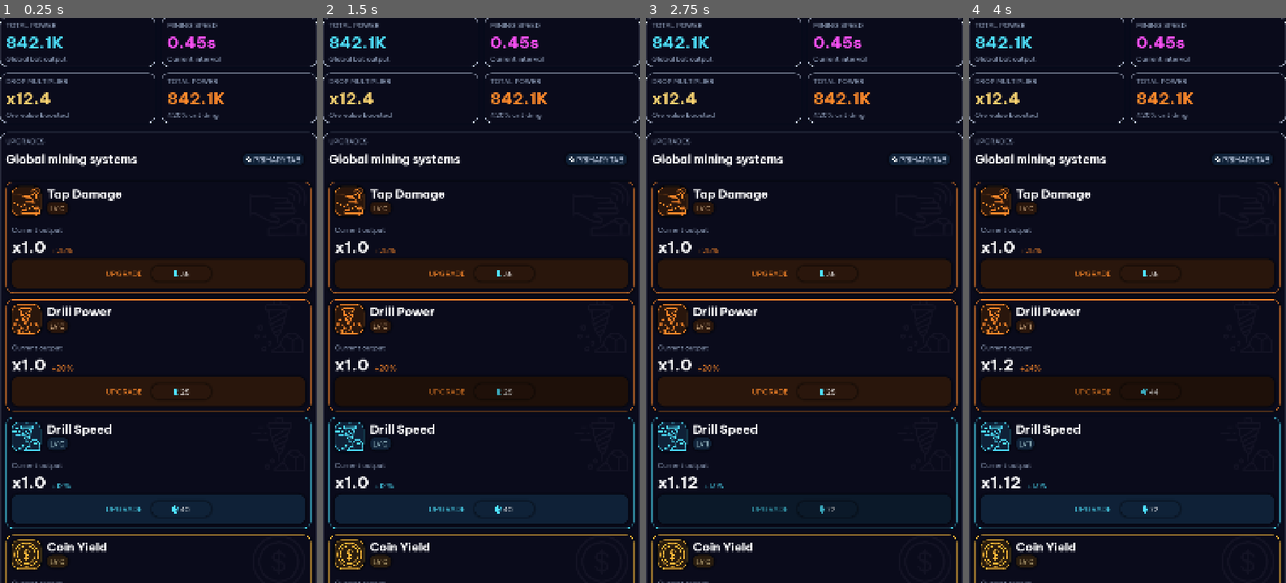
Above: before the commit, frames 1-4 (left to right).
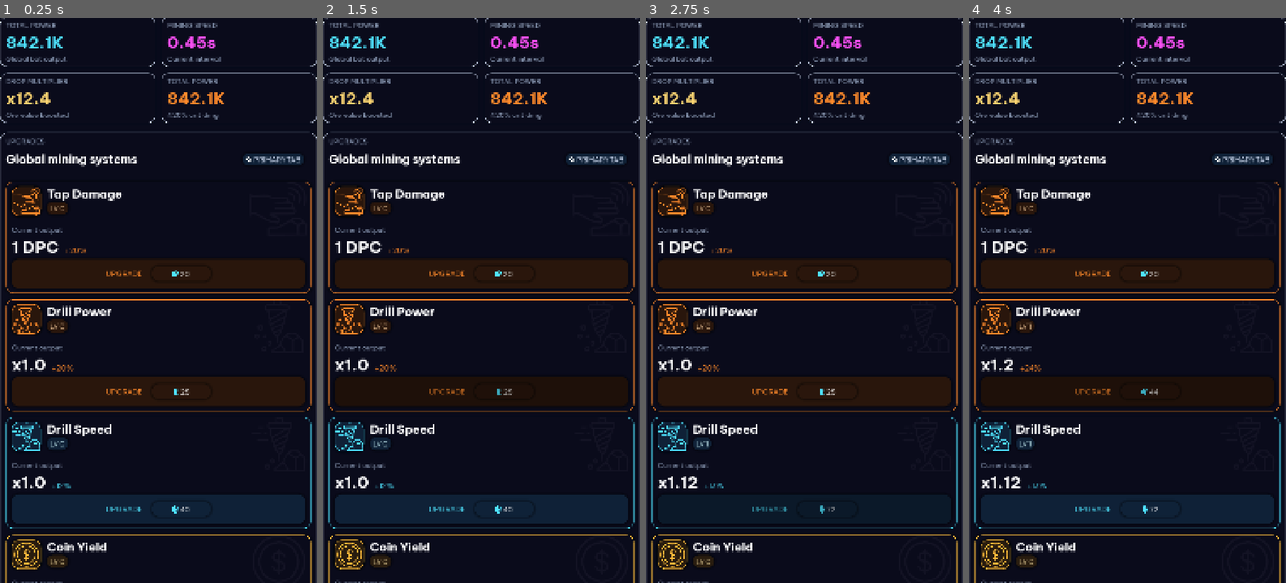
Above: after the commit, the same moments.

Repository: GogetaX/core-hopper
Game: Godot game, scene res://scenes/screens/progress/progress_screen.tscn
The game is run twice, just before and just after one commit, with the same random seed, the same clock (stepped at 60 frames per second) and the same inputs. This scene is started directly instead of the project's main scene.
Inputs (mouse positions are in pixels of both pictures, inside the frame that each line leads up to):
- Up to frame 1 (0.25 s): no input
- Up to frame 2 (1.5 s): tap Enter at 0.5 s; drag from (481, 272) to (513, 176) at 0.52 s; tap Space at 1.25 s; drag from (481, 390) to (465, 413) at 1.27 s
- Up to frame 3 (2.75 s): tap Enter at 2 s; move the mouse to (804, 509) at 2.02 s; click (804, 509) at 2.17 s
- Up to frame 4 (4 s): tap Space at 2.75 s; drag from (1111, 413) to (1032, 215) at 2.77 s; tap Enter at 3.5 s; move the mouse to (1222, 385) at 3.52 s; click (1222, 385) at 3.67 s

The runs differ from the first frame. In frame 1, 0.3% of the frame differs, in the area x 3-60%, y 39-46%; in frame 2, 0.3%; in frame 3, 0.3%; in frame 4, 0.3%.

Commit message:
tap_damage

Diff:
--- a/autoload/GlobalDiggingProcess.gd
+++ b/autoload/GlobalDiggingProcess.gd
@@ -411,23 +411,21 @@
 		return
 
 	var lane_data = GlobalSave.save_data.lanes[lane_index]
+
+	# tapping only cares if the lane itself is unlocked
 	if !lane_data.auto_dig_unlocked:
 		return
-	if int(lane_data.bot_uid) == -1:
-		return
+
 	if lane_data.block_data.is_empty():
 		return
+
+	# only allow tapping the current front block
 	if str(lane_data.block_data[0].uid) != str(block_uid):
 		return
 
-	var bot_data = GlobalSave.GetBotDataFromUID(int(lane_data.bot_uid))
-	if bot_data.is_empty():
-		return
-
-	var bot_stats = GlobalStats.GetBotStats(int(bot_data.level))
-	var tap_dps = float(bot_stats.dig_power) * float(GlobalStats.GetUpgradeValue("tap_damage"))
-
-	# optional future boss special: tap resistance
+	var tap_damage := float(GlobalStats.GetUpgradeValue("tap_damage"))
+
+	# optional boss modifier stays
 	var front_block = lane_data.block_data[0]
 	if bool(front_block.get("is_boss", false)):
 		var boss_id = str(front_block.get("boss_id", ""))
@@ -435,9 +433,9 @@
 		if !boss_data.is_empty():
 			if str(boss_data.get("special_type", "none")) == "tap_resist":
 				var mult = float(boss_data.get("special_values", {}).get("tap_damage_multiplier", 1.0))
-				tap_dps *= mult
-
-	_ApplyDamageToFrontBlock(lane_index, tap_dps)
+				tap_damage *= mult
+
+	_ApplyDamageToFrontBlock(lane_index, tap_damage)
 
 func _FindLaneIndexByFrontBlockUid(block_uid: String) -> int:
 	for i in range(GlobalSave.save_data.lanes.size()):
--- a/autoload/GlobalStats.gd
+++ b/autoload/GlobalStats.gd
@@ -91,3 +91,6 @@
 			return 1.0 + up.effect_base * (up.level+next_level)
 		_:
 			return 1.0
+
+func GetTapDamage() -> float:
+	return max(1.0, float(GetUpgradeValue("tap_damage")))
--- a/data/upgrades/upgrade_db.json
+++ b/data/upgrades/upgrade_db.json
@@ -5,13 +5,13 @@
     "icon":"tap_damage",
     "level": 0,
     "max_level": -1,
-    "base_cost": 35,
-    "cost_scale": 1.8,
+    "base_cost": 20,
+    "cost_scale": 1.7,
     "effect_type": "mult_pow",
-    "effect_base": 1.25,
+    "effect_base": 1.2,
     "unlock_type": "default",
     "unlock_value": 0
-  },
+    },
   "drill_power": {
     "title": "Drill Power",
     "group": "power",
--- a/scenes/screens/progress/progress_skill.gd
+++ b/scenes/screens/progress/progress_skill.gd
@@ -39,6 +39,9 @@
 	$SmartPanel/VList/HList2/cur_value.text = "x"+Global.FloatToStr(cur_value)
 	$SmartPanel/VList/HList2/VList/per_level_hint.text = "+"+Global.FloatToStr(diff_value*100.0).pad_decimals(0)+"%"
 
+	match cur_key:
+		"tap_damage":
+			$SmartPanel/VList/HList2/cur_value.text = Global.CurrencyToString(GlobalStats.GetTapDamage()) + " DPC"
 func _on_smart_button_buy_btn_pressed_with_price(currency: String, price: int) -> void:
 	GlobalSave.RemoveCurrency(currency,price)
 	cur_data.level = int(cur_data.level + 1)
